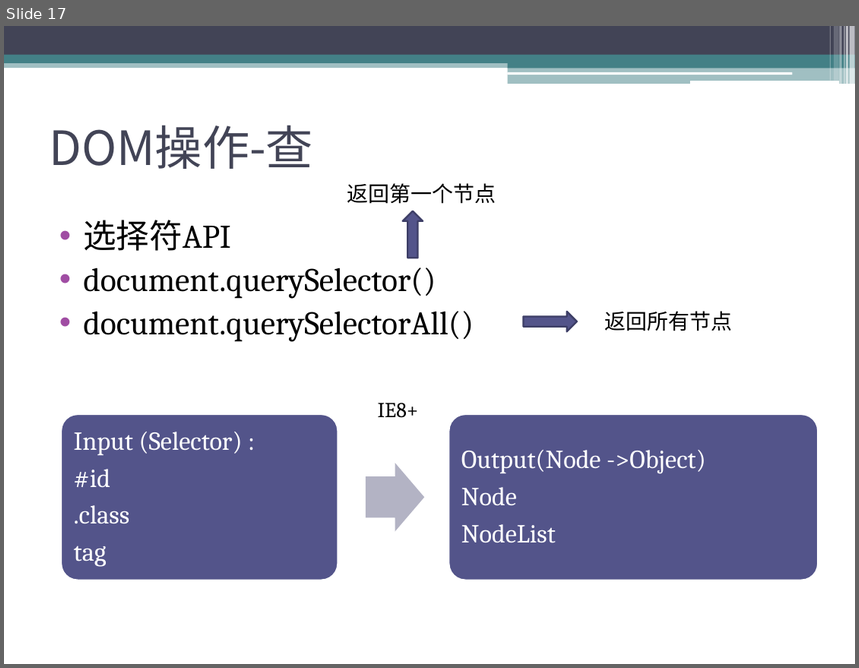
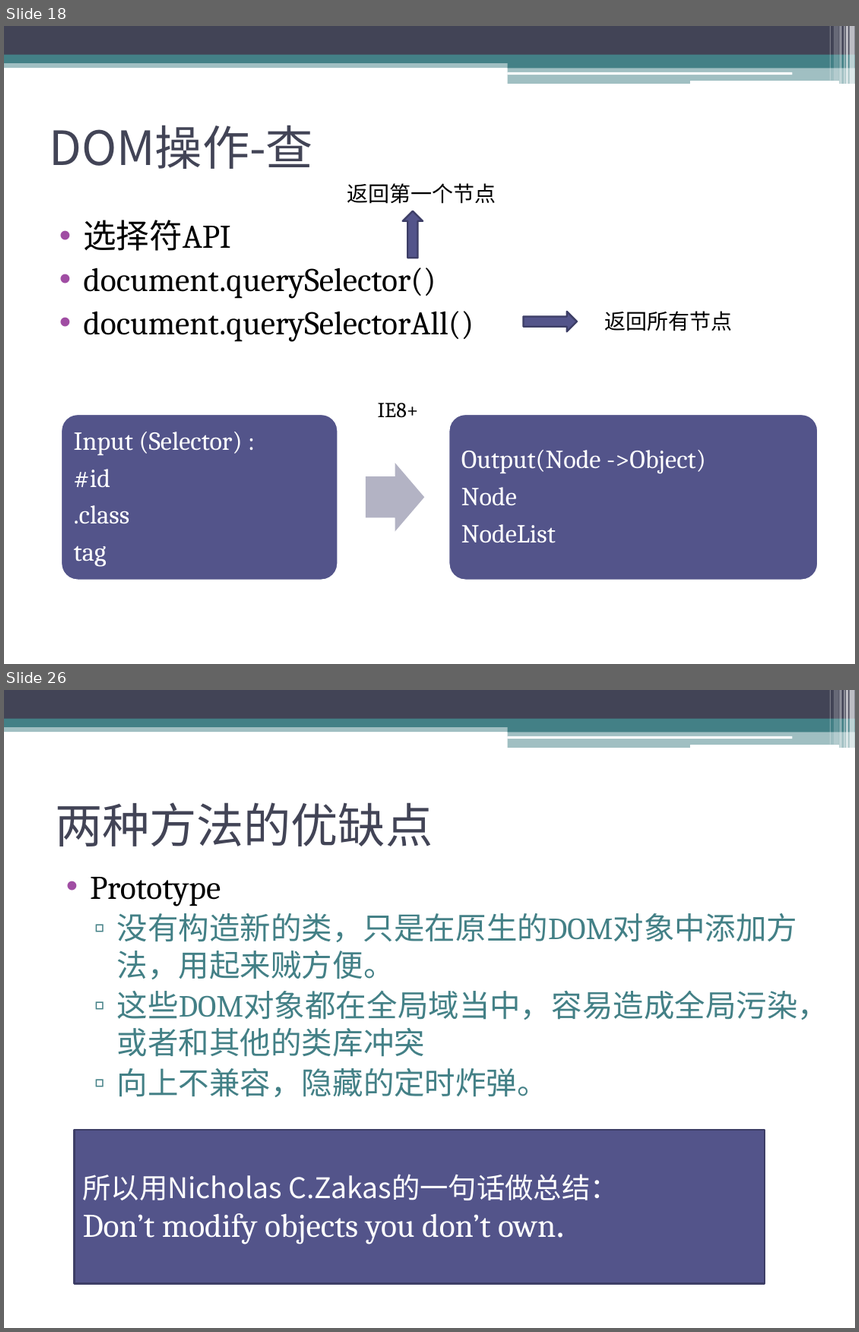
Before and after one commit to sophiazzw/Front_Library, a slide deck: manipulation.pptx. Shown one above the other, each under a label of ours: slide 17 before the commit, slides 18 and 26 after it; the slides between them are not shown. The pictures are 859x668 and 859x1332 pixels, drawn with LibreOffice and Linux fonts; fonts in the diff are those of the drawing. Boxes give left, top, right and bottom in pixels: in the first picture for what was removed or moved away, otherwise in the second. Text is boxed around its words. In the diff, an @@ line names an element or a change of style, - is before the commit and + after.

```diff
--- a/manipulation.pptx
+++ b/manipulation.pptx
@@ slide 26 added at [4,690,855,1328], background #FFFFFF; not listed: 13 template elements that a slide beside it also shows @@
@@ title added at [55,802,433,847], 40 pt, text #424456 @@
+两种方法的优缺点
@@ text added at [90,877,829,1097], 26 pt, text #438086 @@
+• Prototype
+  ▫ 没有构造新的类，只是在原生的DOM对象中添加方法，用起来贼方便。
+  ▫ 这些DOM对象都在全局域当中，容易造成全局污染，或者和其他的类库冲突
+  ▫ 向上不兼容，隐藏的定时炸弹。
@@ rectangle added at [75,1130,765,1284], fill #53548A, outline #3D3E66 1.5 pt, 28 pt, text #FFFFFF @@
+所以用Nicholas C.Zakas的一句话做总结：
+Don’t modify objects you don’t own.
@@ what was slide 17 is now slide 18 @@
```
Also in this commit, not shown: 5 slides changed, 7 other slides added, 4 other files.
